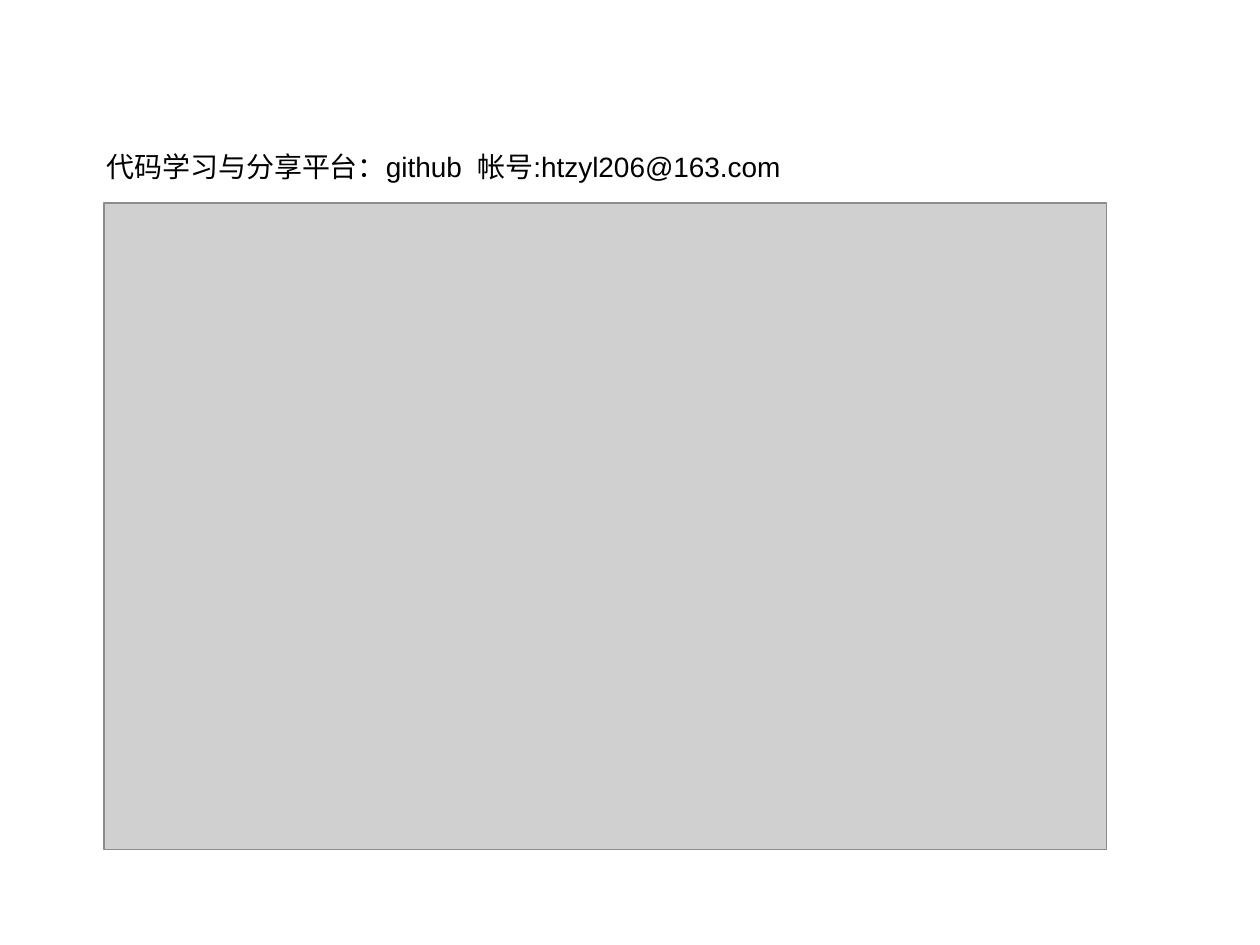
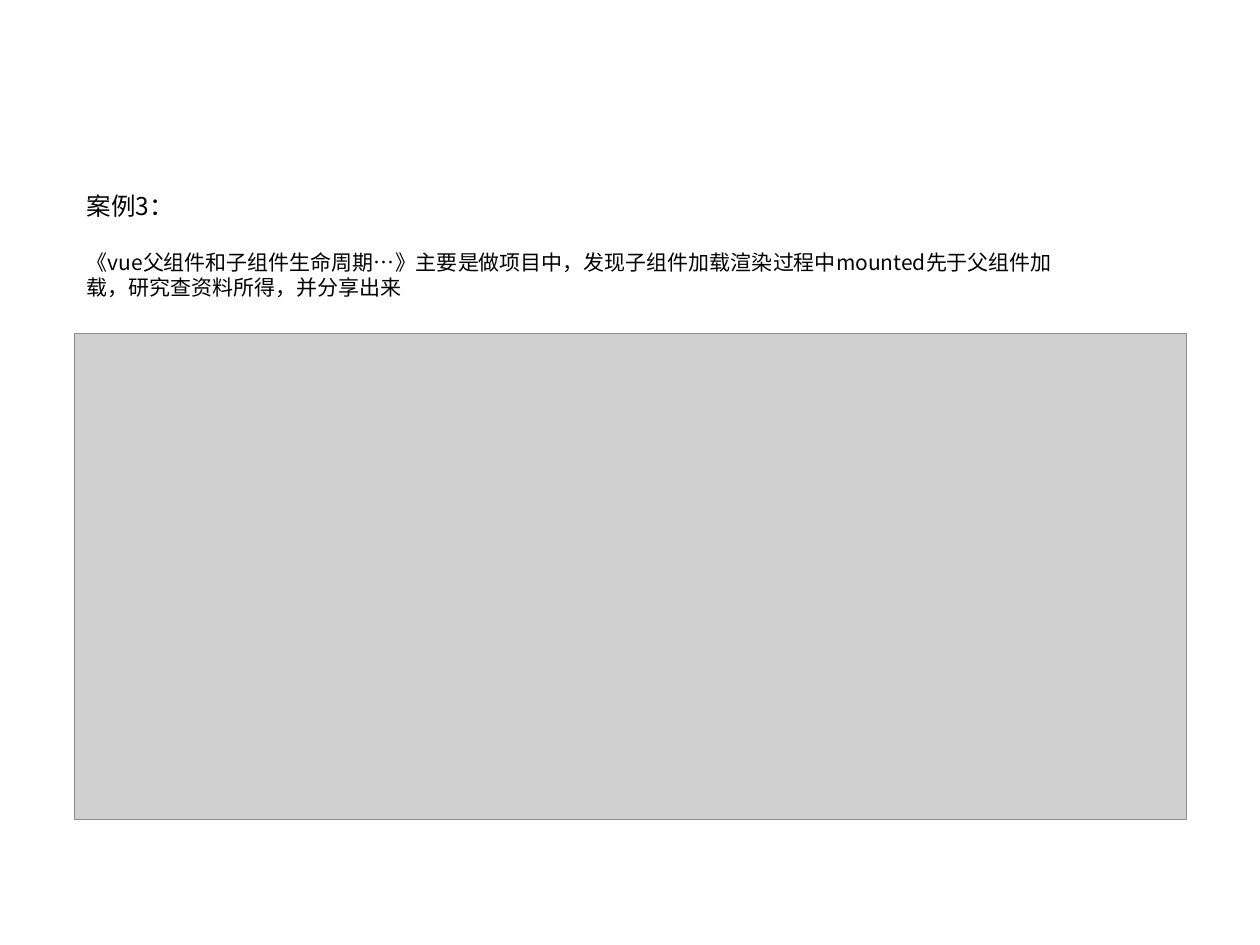
Before and after one commit to zhengyuliang/Blog-Back-Up, a slide deck: slide 29 of ppt/转正答辩汇报_郑宇亮.pptx (slide 28 before the commit). Drawn at 1260x945 pixels with LibreOffice and Linux fonts; fonts in the diff are those of the drawing; grey boxes stand for pictures; background and template pictures are left out. Boxes give left, top, right and bottom in pixels: in the first picture for what was removed or moved away, otherwise in the second. Text is boxed around its words. In the diff, an @@ line names an element or a change of style, - is before the commit and + after.

```diff
--- a/ppt/转正答辩汇报_郑宇亮.pptx
+++ b/ppt/转正答辩汇报_郑宇亮.pptx
@@ text removed at (107, 153, 780, 183) @@
-代码学习与分享平台：github 帐号:htzyl206@163.com
@@ text added at (87, 194, 1052, 297), 12 pt, text #000000 @@
+案例3：
+《vue父组件和子组件生命周期…》主要是做项目中，发现子组件加载渲染过程中mounted先于父组件加载，研究查资料所得，并分享出来
@@ picture: place and size @@
-picture at (105, 203, 1106, 849)
+picture at (74, 334, 1187, 820)
```
Also in this commit, not shown: 4 other slides changed, 1 slide added.
